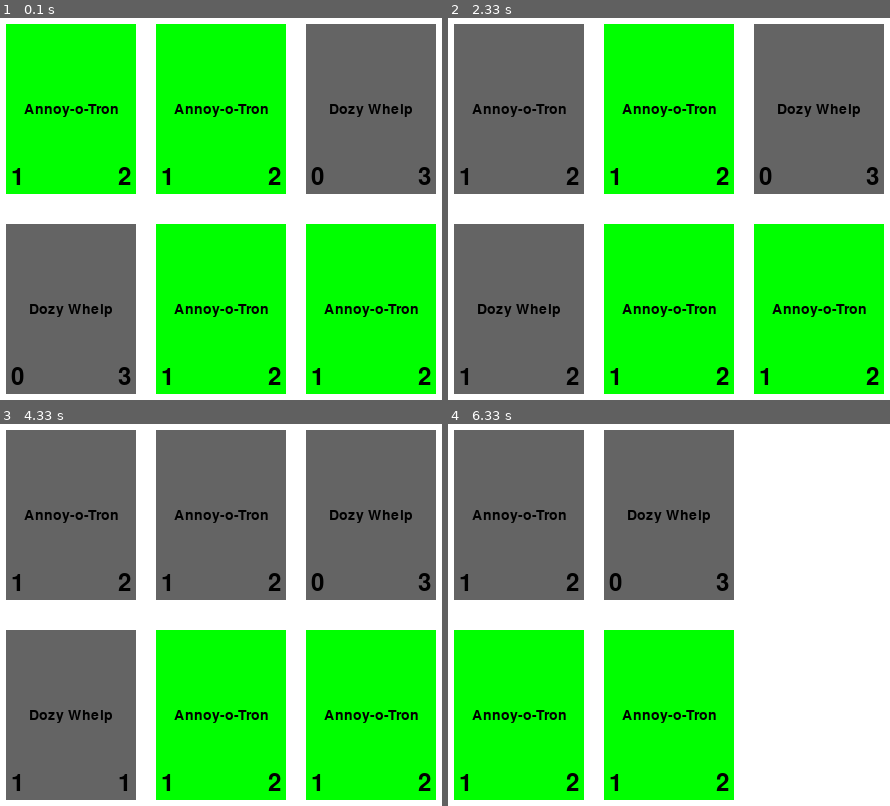
Above: before the commit, frames 1-4 (two rows, left to right).
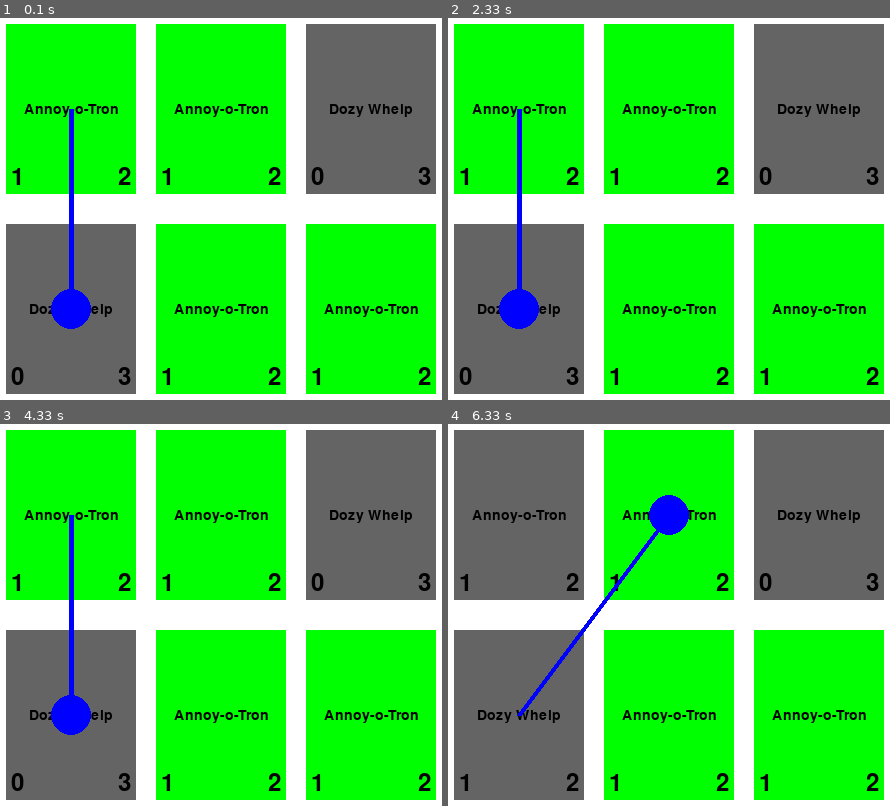
Above: after the commit, the same moments.

Repository: TheNiska/battlegrounds
Game: pygame game, started from run_with_pygame.py
The game is run twice, just before and just after one commit, with the same random seed, the same clock (stepped at 60 frames per second) and the same inputs.
Inputs:
- Up to frame 1 (0.1 s): no input
- Up to frame 2 (2.33 s): no input
- Up to frame 3 (4.33 s): no input
- Up to frame 4 (6.33 s): no input

The runs differ from the first frame. In frame 1, 1.3% of the frame differs, in the area x 11-21%, y 23-82%; in frame 2, 14%; in frame 3, 27%; in frame 4, 52%, in the area x 1-99%, y 1-99%.

Commit message:
minor enhencements to custom cards and models

Diff:
--- a/custom_cards.py
+++ b/custom_cards.py
@@ -32,5 +32,10 @@
 
 
 if __name__ == "__main__":
-    c = Annoy_o_Tron()
-    print(c.__class__)
+    def_classes = [Card, PyGameCard, inherited_class]
+    global_objs = list(globals().items())
+
+    for name, obj in global_objs:
+        if obj not in def_classes and isinstance(obj, type):
+            card = obj()
+            print(card.name)
--- a/models/base_card.py
+++ b/models/base_card.py
@@ -87,9 +87,9 @@
         self.is_dead = True
 
         if self.is_reborn:
-            self.is_reborn = False
             reborned_card = self.__class__()
             reborned_card.health = 1
+            reborned_card.is_reborn = False
             return reborned_card
 
         return None
--- a/models/pygame_card.py
+++ b/models/pygame_card.py
@@ -14,6 +14,7 @@
         super().__init__(attack=attack, health=health)
         self.stats_font = stats_font
         self.text_font = text_font
+        self.center = None
 
     def get_card_surface(self, card_width=130, card_height=170):
         card_surf = pygame.Surface((card_width, card_height))
--- a/models/pygame_game.py
+++ b/models/pygame_game.py
@@ -19,17 +19,26 @@
 
     def run(self):
         running = True
+        FPS = 0.2
+        clock = pygame.time.Clock()
+
+        attacker, attacked, board, opp_board = self.next_card()
         self.screen.fill((255, 255, 255))
         self.draw_board(self.screen, self.top_board, 20)
         self.draw_board(self.screen, self.bottom_board, 220)
+        pygame.draw.line(self.screen, (0, 0, 255),
+                         attacker.center, attacked.center, 5)
+        pygame.draw.circle(self.screen, (0, 0, 255), attacked.center, 20)
         pygame.display.flip()
+        clock.tick(FPS)
         while self.top_board and self.bottom_board and running:
-            sleep(2)
-            self.screen.fill((255, 255, 255))
-            attacker, attacked, board, opp_board = self.next_card()
+            for event in pygame.event.get():
+                if event.type == pygame.QUIT:
+                    running = False
 
             # run new iteration if attacker cannot attack
             if not attacker.can_attack:
+                attacker, attacked, board, opp_board = self.next_card()
                 continue
 
             attacker.do_attack(attacked)
@@ -50,19 +59,22 @@
                 else:
                     opp_board.pop(index)
 
+            attacker, attacked, board, opp_board = self.next_card()
+            self.screen.fill((255, 255, 255))
             self.draw_board(self.screen, self.top_board, 20)
             self.draw_board(self.screen, self.bottom_board, 220)
+            pygame.draw.line(self.screen, (0, 0, 255),
+                             attacker.center, attacked.center, 5)
+            pygame.draw.circle(self.screen, (0, 0, 255), attacked.center, 20)
             pygame.display.flip()
+            clock.tick(FPS)
 
-            for event in pygame.event.get():
-                if event.type == pygame.QUIT:
-                    running = False
-
-        sleep(15)
+        clock.tick(0.4)
         pygame.quit()
 
     def draw_board(self, surface, board, y):
         for i in range(len(board)):
             card_surf = board[i].get_card_surface()
             x = 20 + (i * (CARD_WIDTH + 20))
+            board[i].center = (x + CARD_WIDTH // 2, y + CARD_HEIGHT // 2)
             surface.blit(card_surf, (x, y))
